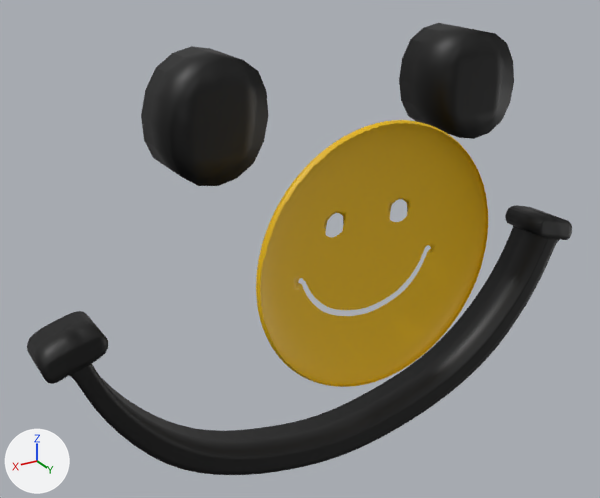
The glTF model ARmodels/ARdotcode/smile.gltf, before and after one commit.
Both versions are drawn from a 50 mm camera at (0.000346, 0.00046, 0.000254) aimed at (0.000033, -0.000062, -0.000007). The lights are fixed; the arrows at lower left show +X, +Y and +Z. Where no turn or scale is listed for an object, it has been applied to the vertices. Vertices at the same position are counted once.
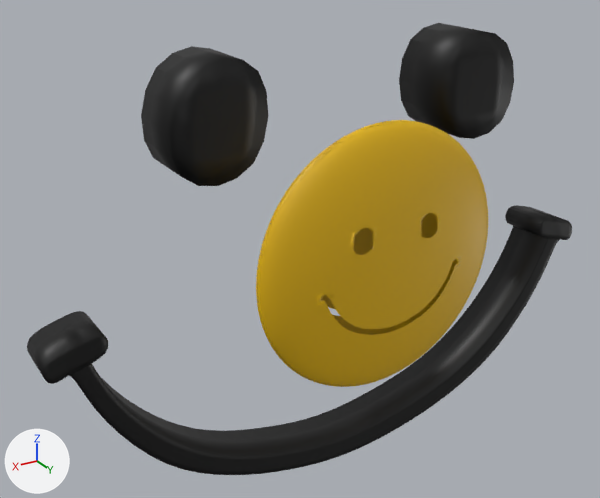
Pixel boxes (x1, y1, x2, y2) of what changed, in the pictures (600 x 498 px):
part 1 of me_sphere, added (yellow): after (256, 120, 488, 387)

The change, as a list of edits to the scene's bpy script:
```text
Change me_sphere:
    used by ob_sphere; location = (0.0, 0.0, 0.0)
    remove me_sphere.from_pydata(...)  # 8114 vertices, 15184 faces; spans x -0.000105..0.000105, y -0.00002..0.000004, z -0.000106..0.000106
    add me_sphere.from_pydata(...)  # 16100 vertices, 30368 faces; spans x -0.000105..0.000105, y -0.00002..0.00002, z -0.000106..0.000106
    me_sphere part 1: 7986 vertices added at x -0.000105..0.000105, y -0.000004..0.00002, z -0.000106..0.000106
```
